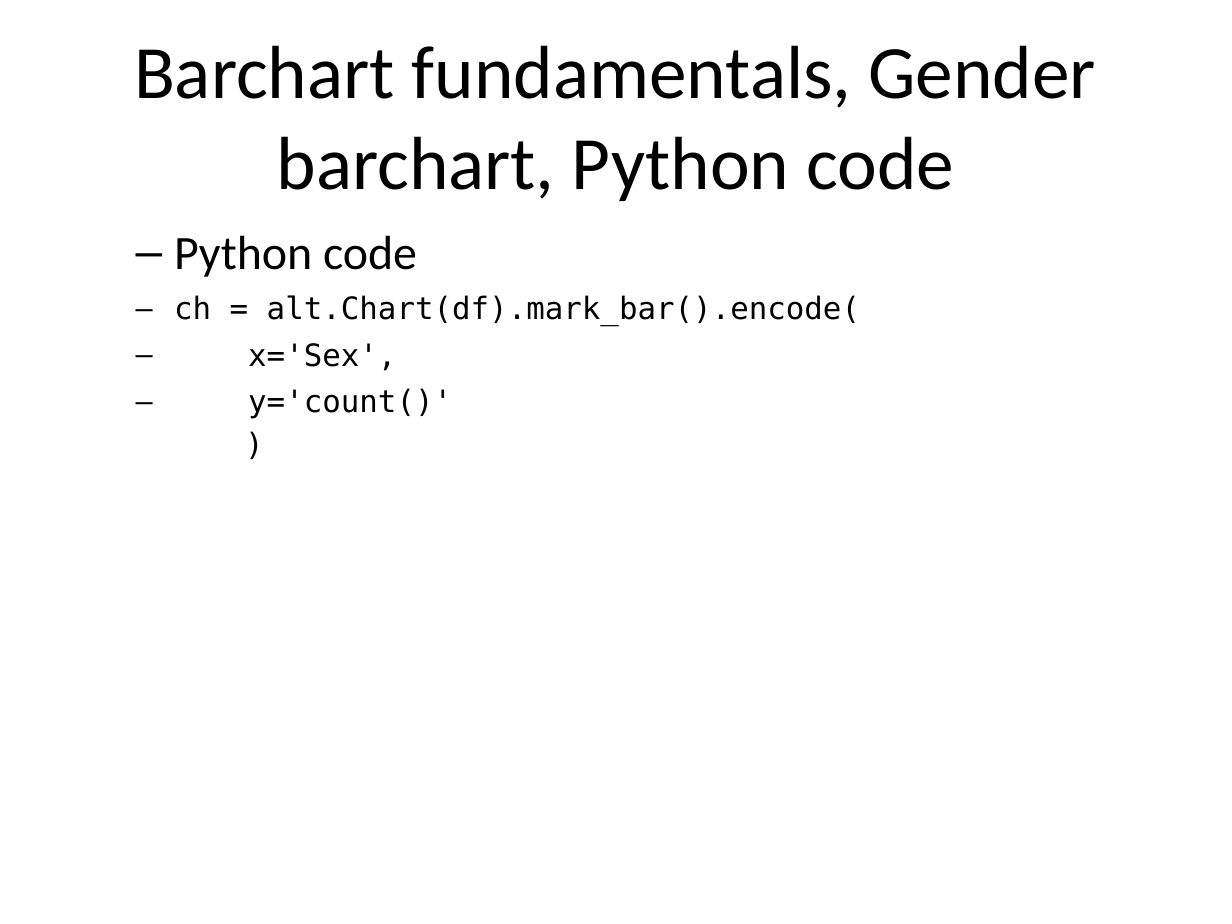
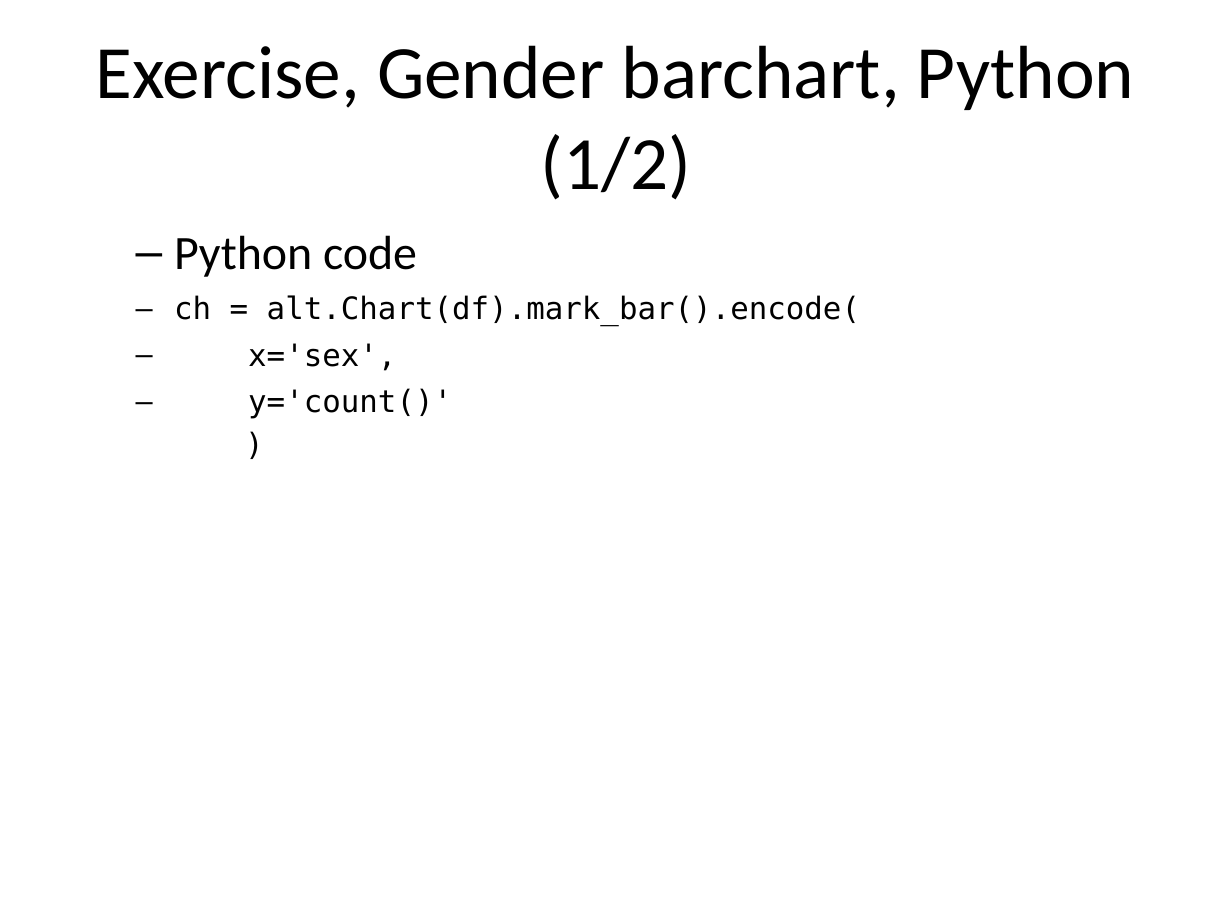
Before and after one commit to pmean/data-visualization, a slide deck: slide 58 of data-viz-02/src/complete-lecture.pptx (slide 57 before the commit). Drawn at 1232x924 pixels with LibreOffice and Linux fonts; fonts in the diff are those of the drawing. Boxes give left, top, right and bottom in pixels: in the first picture for what was removed or moved away, otherwise in the second. Text is boxed around its words. In the diff, an @@ line names an element or a change of style, - is before the commit and + after.

```diff
--- a/data-viz-02/src/complete-lecture.pptx
+++ b/data-viz-02/src/complete-lecture.pptx
@@ title at box(96, 45, 1135, 200): text changed @@
-Barchart fundamentals, Gender barchart, Python code
+Exercise, Gender barchart, Python (1/2)
@@ text at box(174, 295, 860, 419): text changed @@
-ch = alt.Chart(df).mark_bar().encode(
-x='Sex',
-y='count()'
-)
+ch = alt.Chart(df).mark_bar().encode(
+x='sex',
+y='count()'
+)
```
Also in this commit, not shown: 20 other slides changed, 13 slides added, 19 slides removed, 10 other files.
